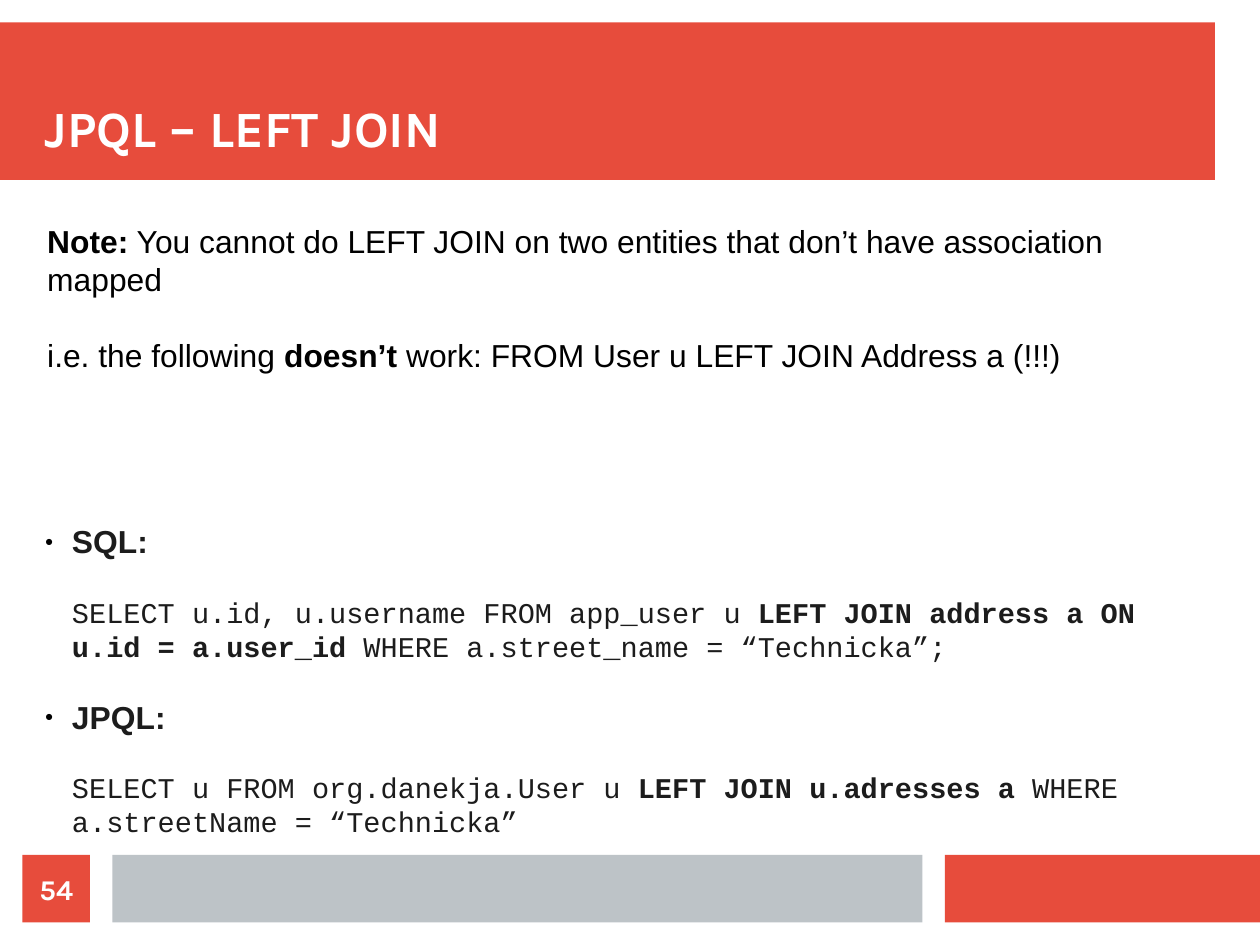
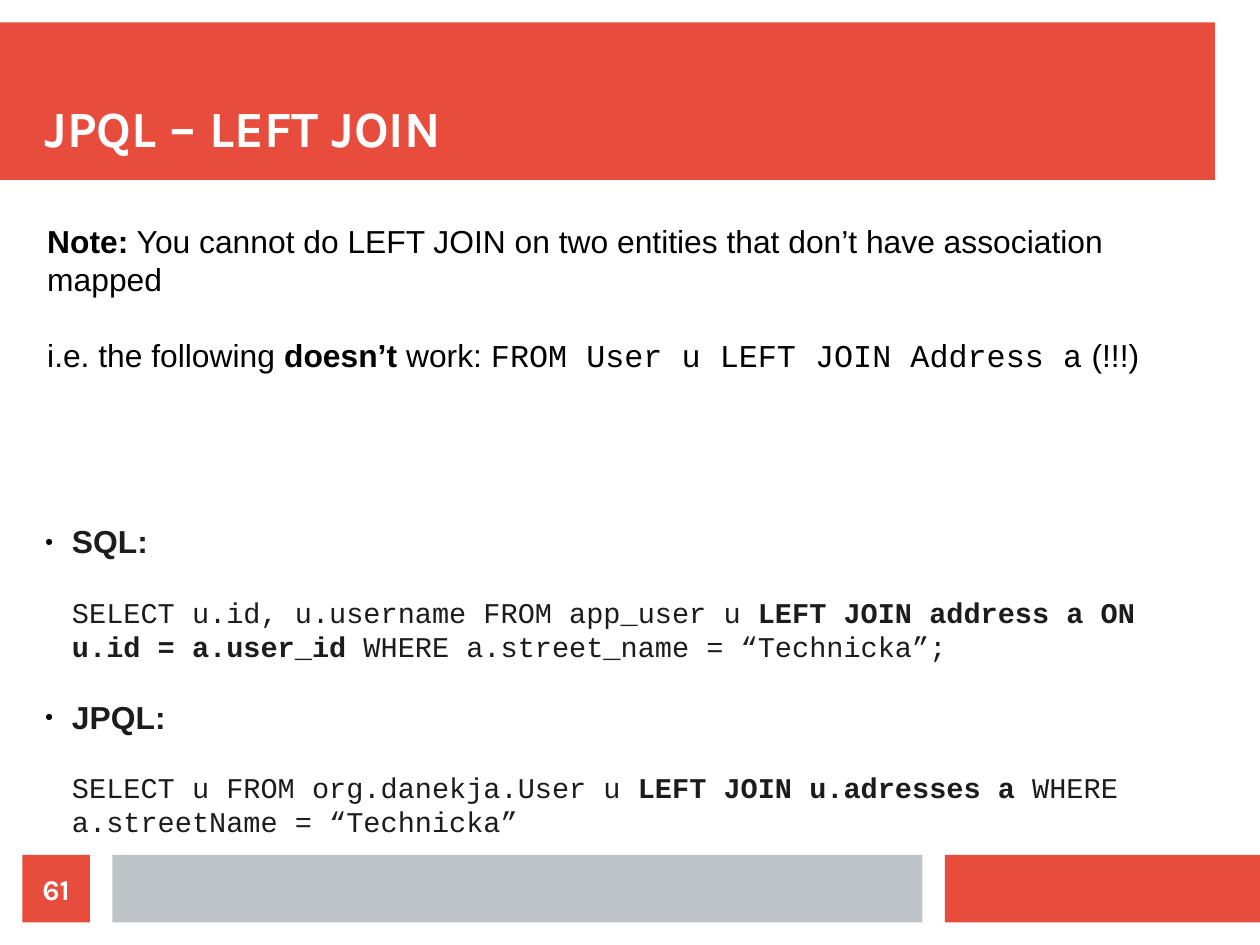
Before and after one commit to maxotta/pia-labs, a slide deck: slide 61 of lectures/persistence.odp (slide 54 before the commit). Drawn at 1260x945 pixels with LibreOffice and Linux fonts; fonts in the diff are those of the drawing. Boxes give left, top, right and bottom in pixels: in the first picture for what was removed or moved away, otherwise in the second. Text is boxed around its words. In the diff, an @@ line names an element or a change of style, - is before the commit and + after.

```diff
--- a/lectures/persistence.odp
+++ b/lectures/persistence.odp
@@ text at bbox=[47, 344, 1082, 373]: font Arial to Courier New in "FROM User u LEFT JOIN Address a" @@
@@ page number at bbox=[42, 881, 69, 901]: text changed @@
-54
+61
```
Also in this commit, not shown: 3 other slides changed, 9 slides added, 1 slide removed, 1 other file.
